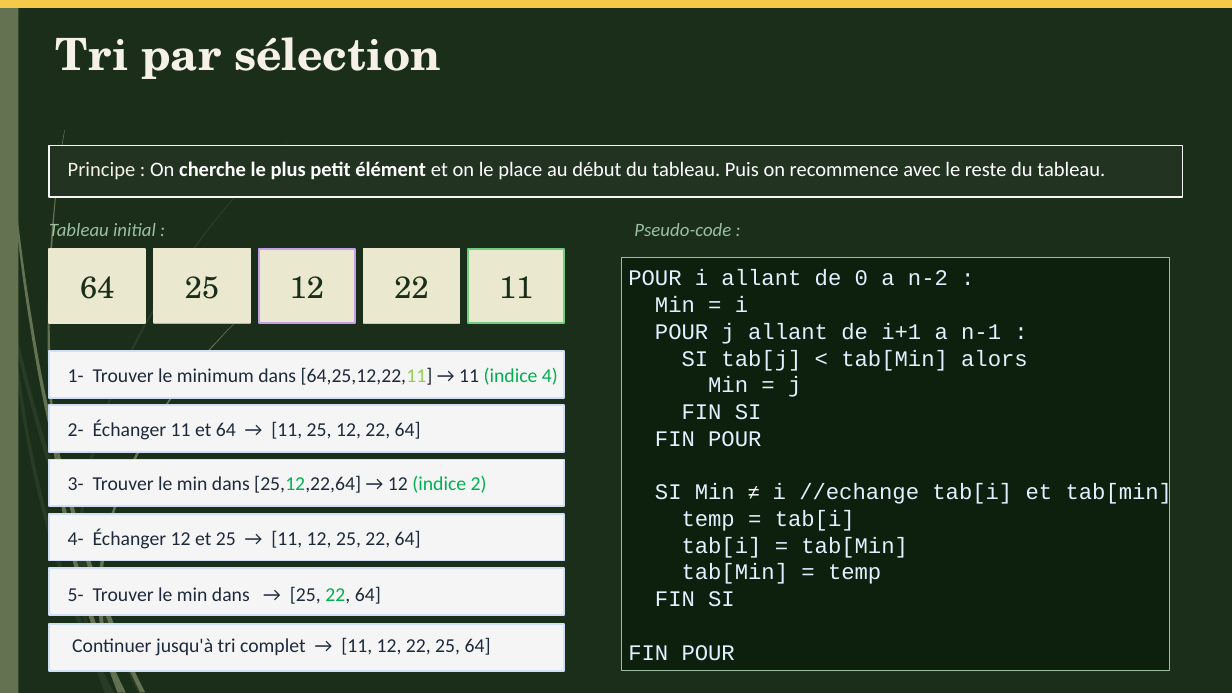
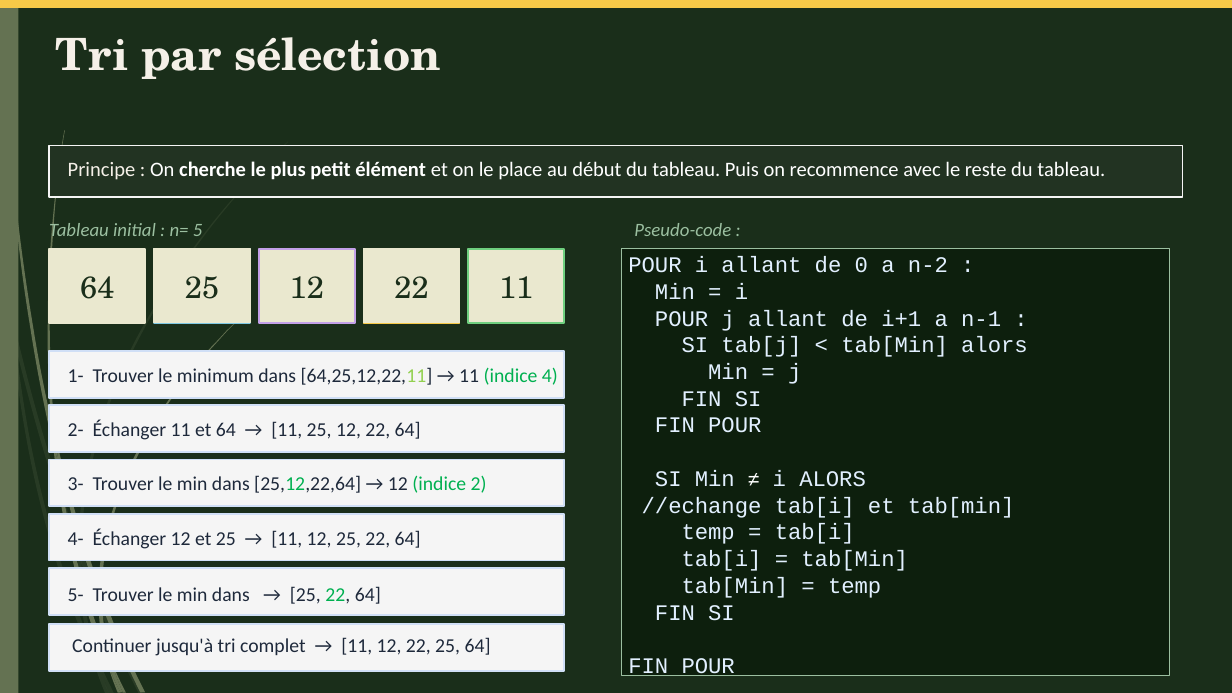
Before and after one commit to Karenkorra/Test_Java_Group6, a slide deck: slide 7 of Java_Groupe6.pptx. Drawn at 1232x693 pixels with LibreOffice and Linux fonts; fonts in the diff are those of the drawing. Boxes give left, top, right and bottom in pixels: in the first picture for what was removed or moved away, otherwise in the second. Text is boxed around its words. In the diff, an @@ line names an element or a change of style, - is before the commit and + after.

```diff
--- a/Java_Groupe6.pptx
+++ b/Java_Groupe6.pptx
@@ text at <box>49,221,203,242</box>: text changed @@
-Tableau initial :
+Tableau initial : n= 5
@@ rectangle: place and size @@
-rectangle at <box>621,257,1169,670</box>
+rectangle at <box>621,249,1169,675</box>
@@ text at <box>642,470,1015,518</box>: text changed @@
-SI Min ≠ i //echange tab[i] et tab[min]
+SI Min ≠ i ALORS
+//echange tab[i] et tab[min]
```
Also in this commit, not shown: 4 other slides changed.
